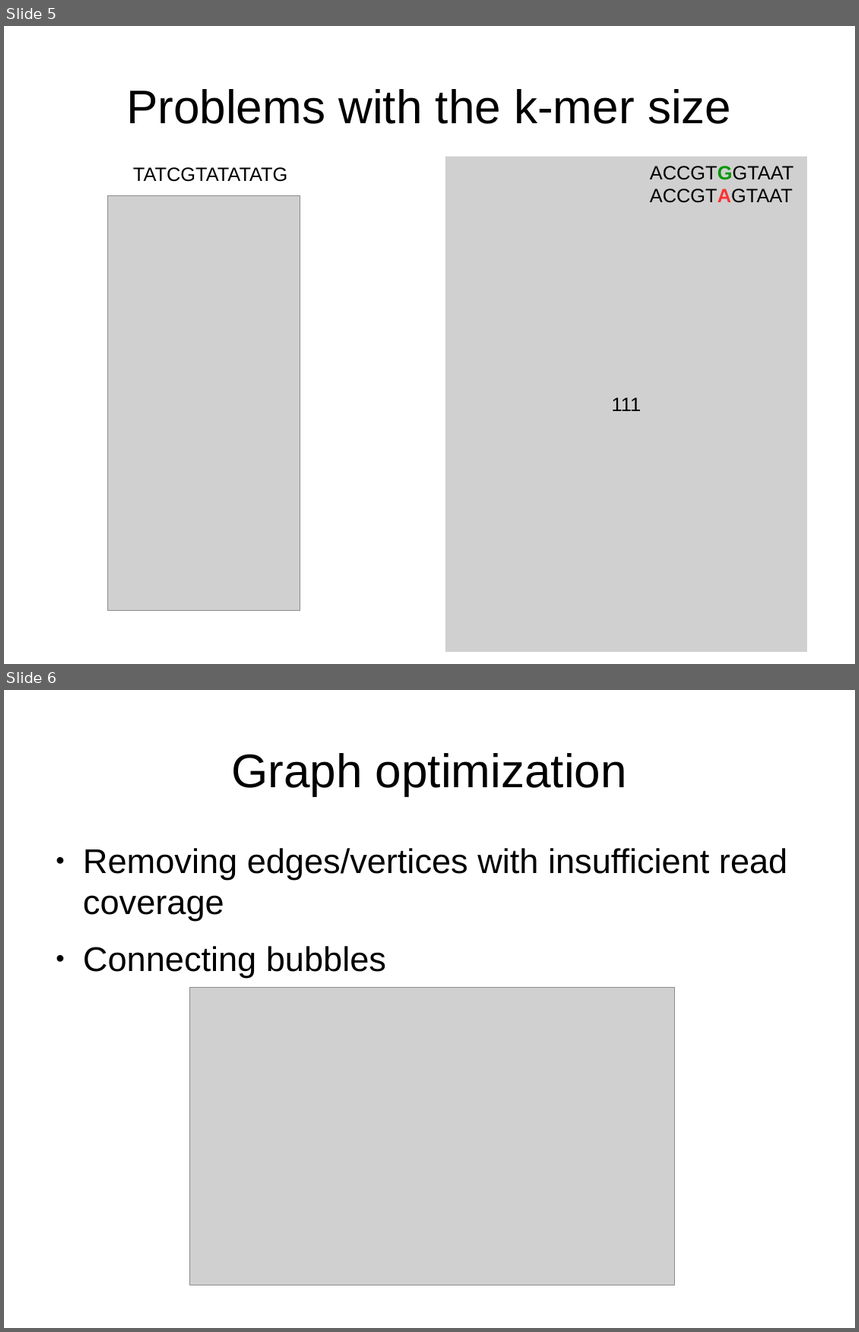
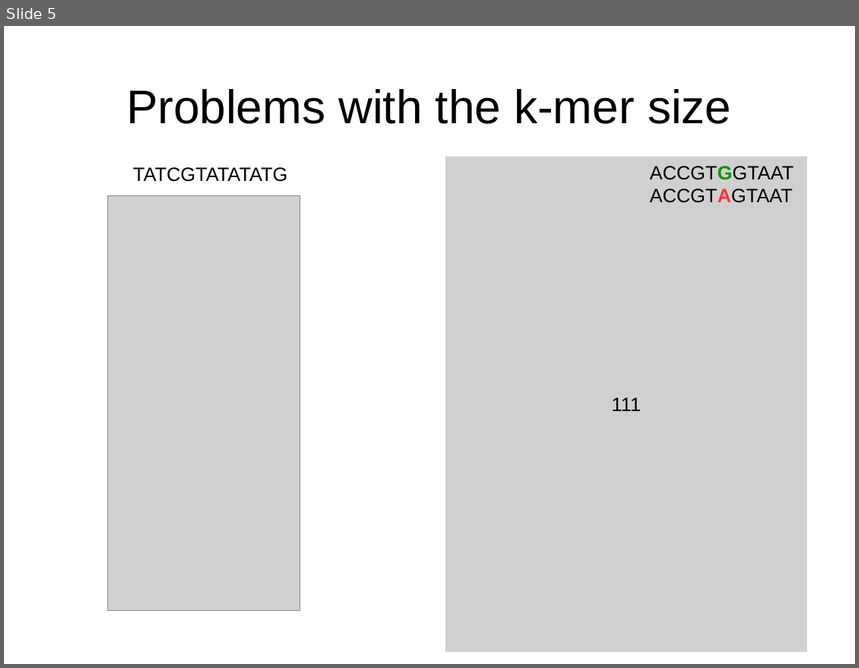
Before and after one commit to MartinDrab/Genetics, a slide deck: ppt/obhajoba/obhajoba.odp. Shown one above the other, each under a label of ours: slides 5 and 6 before the commit, slide 5 after it. The pictures are 859x1332 and 859x668 pixels, drawn with LibreOffice and Linux fonts; fonts in the diff are those of the drawing; grey boxes stand for pictures. Boxes give left, top, right and bottom in pixels: in the first picture for what was removed or moved away, otherwise in the second. Text is boxed around its words. In the diff, an @@ line names an element or a change of style, - is before the commit and + after.

```diff
--- a/ppt/obhajoba/obhajoba.odp
+++ b/ppt/obhajoba/obhajoba.odp
@@ slide 6 removed at (x1=4, y1=690, x2=855, y2=1328), background #FFFFFF @@
@@ title removed at (x1=231, y1=753, x2=627, y2=796) @@
-Graph optimization
@@ text removed at (x1=83, y1=848, x2=788, y2=977) @@
-● Removing edges/vertices with insufficient read coverage
-● Connecting bubbles
@@ picture removed at (x1=190, y1=988, x2=675, y2=1287) @@
```
Also in this commit, not shown: 2 slides changed, 2 slides added, 1 other slide removed, 4 other files.
